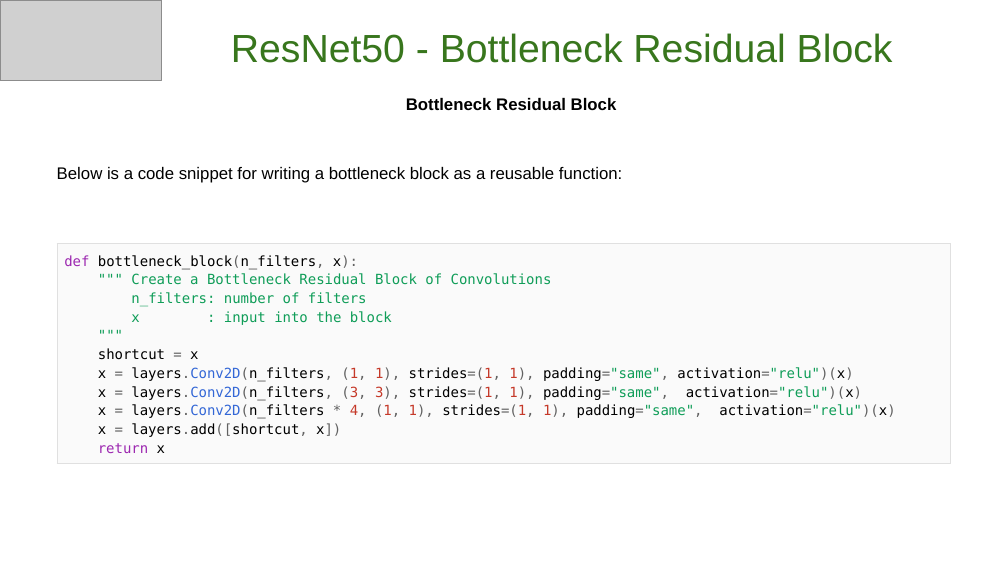
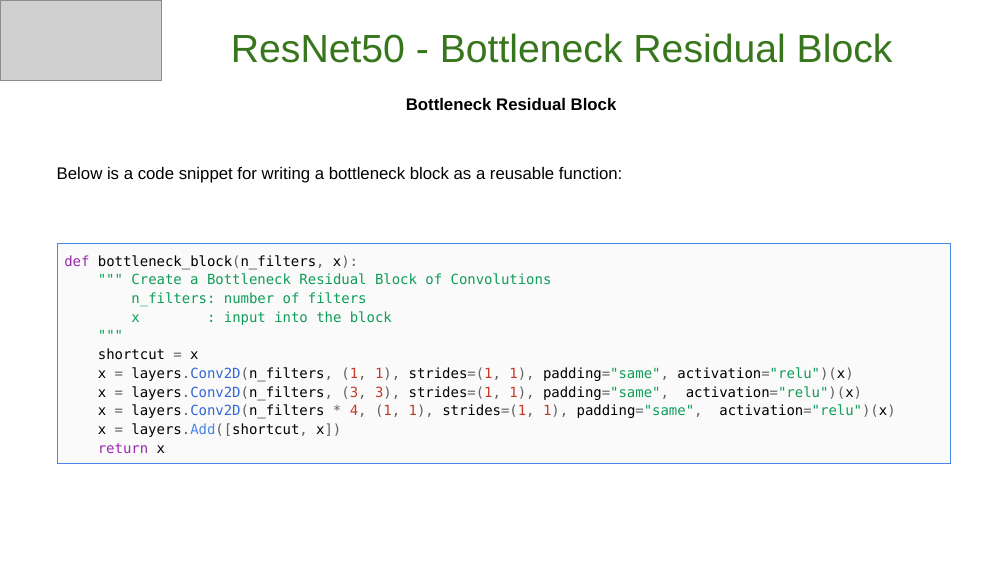
Before and after one commit to GoogleCloudPlatform/keras-idiomatic-programmer, a slide deck: slide 32 of books/deep-learning-design-patterns/Workshops/Novice/Deep Learning Design Patterns - Workshop - Chapter II.pptx (slide 31 before the commit). Drawn at 1008x567 pixels with LibreOffice and Linux fonts; fonts in the diff are those of the drawing; grey boxes stand for pictures. Boxes give left, top, right and bottom in pixels: in the first picture for what was removed or moved away, otherwise in the second. Text is boxed around its words. In the diff, an @@ line names an element or a change of style, - is before the commit and + after.

```diff
--- a/books/deep-learning-design-patterns/Workshops/Novice/Deep Learning Design Patterns - Workshop - Chapter II.pptx
+++ b/books/deep-learning-design-patterns/Workshops/Novice/Deep Learning Design Patterns - Workshop - Chapter II.pptx
@@ table at bbox=[57, 244, 951, 567] @@
@@ row 1, column 1: "def bottleneck_block(n_filters, x): / """ Create a Bottleneck Residual Block of Convolutions / n_filters: number of filters / x : input into the block / """ / shortcut = x / x = layers.Conv2D(n_filters, (1, 1), strides=(1, 1), padding="same", activation="relu")(x) / x = layers.Conv2D(n_filters, (3, 3), strides=(1, 1), padding="same", activation="relu")(x) / x = layers.Conv2D(n_filters * 4, (1, 1), strides=(1, 1), padding="same", activation="relu")(x) / x = layers.add([shortcut, x]) / return x" to "def bottleneck_block(n_filters, x): / """ Create a Bottleneck Residual Block of Convolutions / n_filters: number of filters / x : input into the block / """ / shortcut = x / x = layers.Conv2D(n_filters, (1, 1), strides=(1, 1), padding="same", activation="relu")(x) / x = layers.Conv2D(n_filters, (3, 3), strides=(1, 1), padding="same", activation="relu")(x) / x = layers.Conv2D(n_filters * 4, (1, 1), strides=(1, 1), padding="same", activation="relu")(x) / x = layers.Add([shortcut, x]) / return x" @@
@@ borders changed @@
```
Also in this commit, not shown: 1 other slide changed, 1 slide added, 1 other file.
